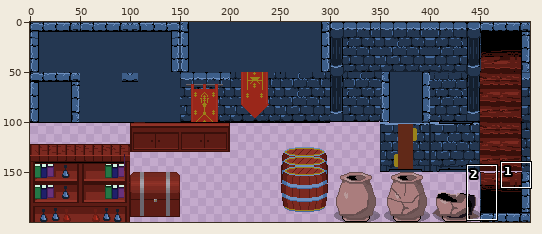
Two versions of one sprite sheet, images/dungeonWalls.png. The picture above shows the old version from afar; the outline marks the close-up.
Close-up. Before:
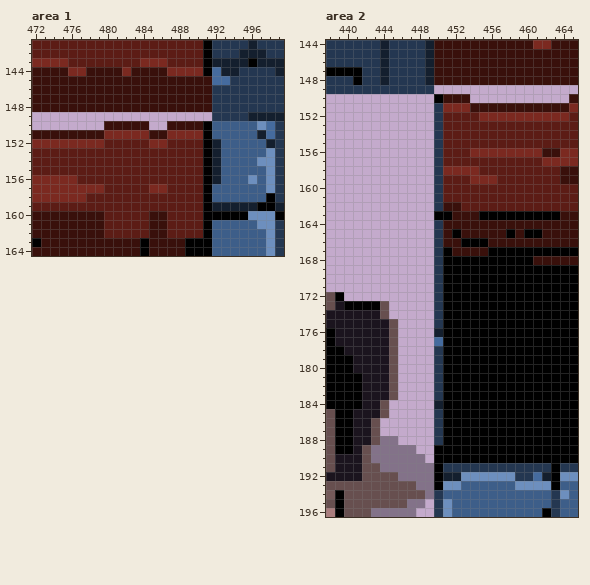
The file is 500x200 pixels. Colours within 5 levels of each other are drawn and written as one. Shown: area 1: x 472..499, y 141..164; area 2: x 438..465, y 144..196.
After the commit:
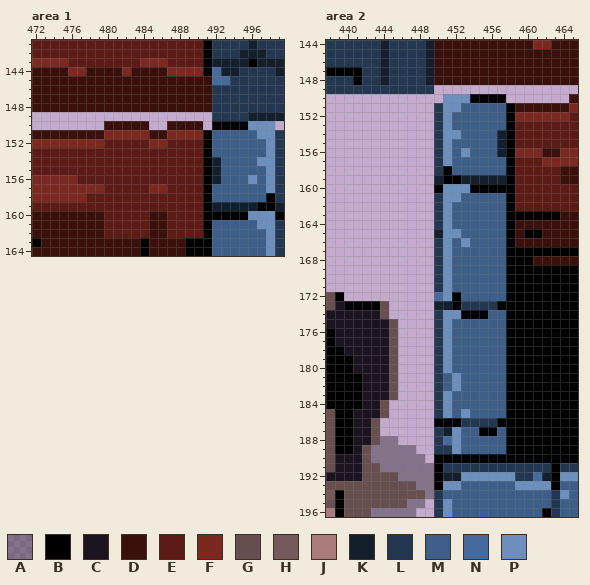
Palette (. is transparent): A #00000054  B #000000  C #1b141e  D #39100b  E #5c1c15  F #7b2920  G #674f4f  H #745a5a  J #aa7d7d  K #141f2e  L #243751  M #3d5e89  N #456b9e  P #6d8fbe
From the commit log: tweak stairs down
The edit:
--- area 1
@@ x 489..499 @@
 149 ...LLLLKKKK
-150 DDBMMMMMPNL
-151 FFBMMMMMKNL
-152 EEBKMMMMMKL
-153 EEBKMMMMMPL
+150 DD.BBBBPPP.
+151 FFBMMMMMPPL
+152 EEBMMMMMMPL
+153 EEBMMMMMMPL
 154 EEBKMMMMPPL
--- area 2
@@ x 448..460 @@
 149 LL...........
-150 ..BDDD.......
-151 ..LFFFDDDDDDD
-152 ..LEEEEFFFFFF
-153 ..LEEEEEEEEEE
-154 ..LEEEEEEEEEE
-155 ..LEEEEEEEEEE
-156 ..LEEEFFFFFFF
-157 ..LEEEEEEEEEE
-158 ..LFFFFEEEEEE
-159 ..LEEEFFFEEEE
-160 ..LEEEEEEEEEE
-161 ..LEEEEEEEEEE
-162 ..LDDEEEEEEEE
-163 ..BBDDDBBBBBB
-164 ..LDDDDDDDDDD
-165 ..LDBDDDDDBDB
-166 ..LDDBBBDDDDD
-167 ..LBDDDDBBBBB
-168 ..LBBBBBBBBBB
-169 ..LBBBBBBBBBB
-170 ..LBBBBBBBBBB
-171 ..LBBBBBBBBBB
-172 ..LBBBBBBBBBB
-173 ..LBBBBBBBBBB
-174 ..LBBBBBBBBBB
-175 ..LBBBBBBBBBB
-176 ..KBBBBBBBBBB
-177 ..NBBBBBBBBBB
-178 ..LBBBBBBBBBB
-179 ..LBBBBBBBBBB
-180 ..LBBBBBBBBBB
-181 ..LBBBBBBBBBB
-182 ..LBBBBBBBBBB
-183 ..LBBBBBBBBBB
-184 ..KBBBBBBBBBB
-185 ..LBBBBBBBBBB
-186 ..LBBBBBBBBBB
-187 ..LBBBBBBBBBB
-188 ..LBBBBBBBBBB
-189 ..BBBBBBBBBBB
+150 ...PPPBBBB...
+151 ..LPPMMMMMBDD
+152 ..LPMMMMMMBFF
+153 ..LPMMMMMMBEE
+154 ..LPPMMMMKBEE
+155 ..LPMMMMMKBEE
+156 ..LPMPMMMKBFF
+157 ..LPMMMMMMBEE
+158 ..LBMMMMMMBEE
+159 ..KBBKKKKKBEE
+160 ..BPPPBBBBBEE
+161 ..LPPMMMMMBEE
+162 ..LPMMMMMMBEE
+163 ..LPMMMMMMBBB
+164 ..LPMMMMMMBDD
+165 ..KPPMMMMMBDB
+166 ..LPMPMMMMBDD
+167 ..LPMMMMMMBBB
+168 ..LPMMMMMMBBB
+169 ..LPMMMMMMBBB
+170 ..LPMMMMMMBBB
+171 ..LPMMMMMMBBB
+172 ..NPBMMMMMBBB
+173 ..KKBLLLLBBBB
+174 ..LPPBBBMMBBB
+175 ..LPMMMMMMBBB
+176 ..LPMMMMMMBBB
+177 ..LPMMMMMMBBB
+178 ..LPMMMMMMBBB
+179 ..LPMMMMMMBBB
+180 ..LPMMMMMMBBB
+181 ..LMPMMMMMBBB
+182 ..LMPMMMMMBBB
+183 ..LPMMMMMMBBB
+184 ..LPMMMMMMBBB
+185 ..LPMPMMMMBBB
+186 ..BBBLLLLBBBB
+187 ..LKPMMBBMBBB
+188 ..LNPMMMMMBBB
+189 ..LLPMMMMMBBB
 190 A.BBBBBBBBBBB
Pixel boxes of the changes (left, top, right, bottom) in both close-ups:
changed: (203, 121, 284, 157)
changed: (434, 94, 515, 454)
